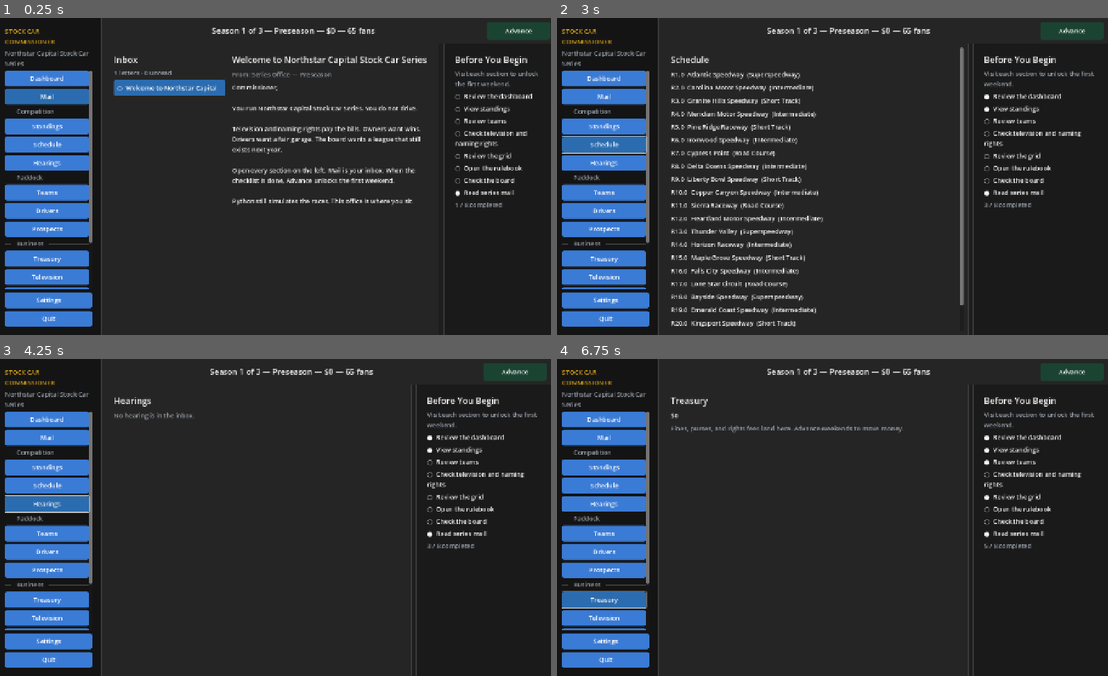
Above: before the commit, frames 1-4 (two rows, left to right).
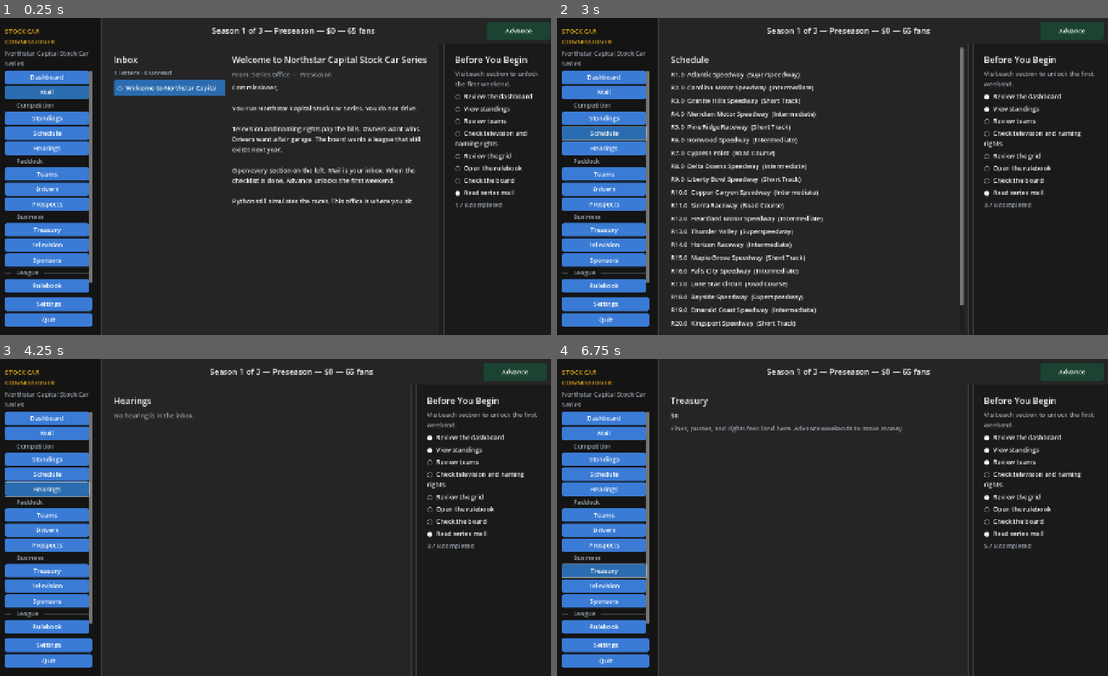
Above: after the commit, the same moments.

Repository: johnatkinsonsenior/StockCarCommissioner
Game: Godot game, scene res://scenes/Main.tscn
Same seed, same stepped clock (60 frames per second), same inputs: the game is played once before the commit and once after it.
Inputs:
- Up to frame 1 (0.25 s): no input
- Up to frame 2 (3 s): click "Dashboard" at 0.5 s; click "Mail" at 1.25 s; click "Standings" at 2 s; click "Schedule" at 2.75 s
- Up to frame 3 (4.25 s): click "Hearings" at 3.5 s
- Up to frame 4 (6.75 s): click "Teams" at 4.25 s; click "Drivers" at 5 s; click "Prospects" at 5.75 s; click "Treasury" at 6.5 s

The runs differ from the first frame. In frame 1, 6.2% of the frame differs, in the area x 0-17%, y 17-97%; in frame 2, 7.0%; in frame 3, 6.9%; in frame 4, 7.4%.

Commit message:
Tick Day 92 in roadmap tracker
Mail inbox is live. Next coding day is Advance one week from the office.
Compact the sidebar so Rulebook and Board stay on the 800px desk.

Co-authored-by: johnatkinsonsenior <johnatkinsonsenior@users.noreply.github.com>

Diff:
--- a/godot/scripts/App.gd
+++ b/godot/scripts/App.gd
@@ -158,7 +158,7 @@
 	sidebar.add_child(_muted(str(snapshot.get("series", ""))))
 
 	var nav_list := VBoxContainer.new()
-	nav_list.add_theme_constant_override("separation", 6)
+	nav_list.add_theme_constant_override("separation", 4)
 	var last_group := "___"
 	for item in _nav():
 		var row: Dictionary = item
@@ -786,8 +786,8 @@
 	style.set_corner_radius_all(6)
 	style.content_margin_left = 8
 	style.content_margin_right = 8
-	style.content_margin_top = 8
-	style.content_margin_bottom = 8
+	style.content_margin_top = 5
+	style.content_margin_bottom = 5
 	button.add_theme_stylebox_override("normal", style)
 	button.add_theme_stylebox_override("hover", style)
 	button.add_theme_stylebox_override("pressed", style)
Not shown, changed: ROADMAP.md
Not shown, changed: docs/Backlog.md
